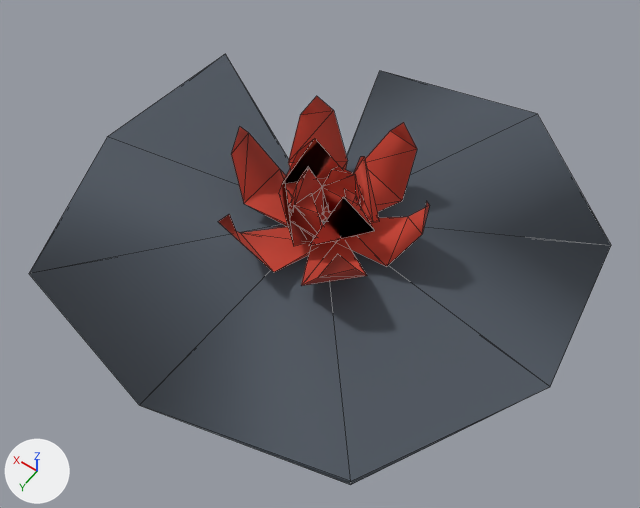
Two versions of the glTF model public/assets/worldstream/cc0/cc0-lily-pad-lod1.glb, one commit apart.
The view is the same before and after, from a 50 mm lens placed at (-0.737, 1.075, 1.563), pointed at (-0.041, 0.099, 0.031). Arrows for +X, +Y and +Z are at lower left; the lights stay in place. The picture after the commit comes second. Mesh edges are drawn as thin lines. Where no turn or scale is listed for an object, it has been applied to the vertices. Vertices at exactly the same position are counted once.

Script lines for the objects in view, before the commit:
```python
me_lilypad_cylinder_016 = bpy.data.meshes.new('Lilypad_Cylinder.016')
me_lilypad_cylinder_016.from_pydata(...)  # 123 vertices, 151 faces; spans x -0.599..0.599, y -0.595..0.595, z -0.027..0.194
me_lilypad_cylinder_016.materials.append(mat_material_0)
ob_part_0 = bpy.data.objects.new('part_0', me_lilypad_cylinder_016)
ob_part_0.location = (0.0, 0.0, 0.027)
```
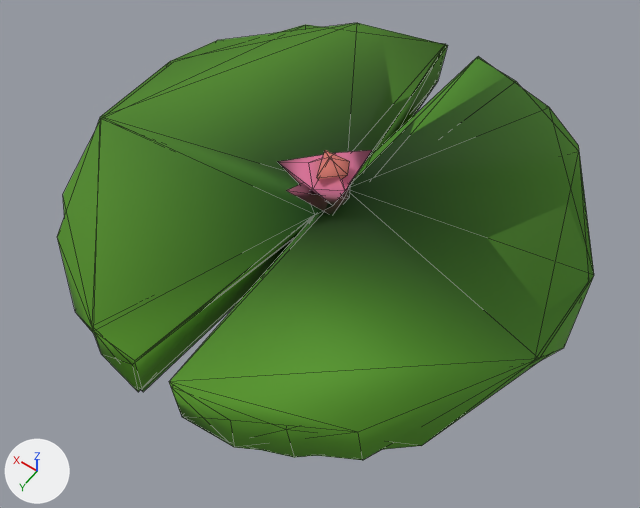
Patch to the scene script:
```diff
--- a/public/assets/worldstream/cc0/cc0-lily-pad-lod1.glb.py
+++ b/public/assets/worldstream/cc0/cc0-lily-pad-lod1.glb.py
@@ me_lilypad_cylinder_016 @@
 # used by ob_part_0; location = (0.0, 0.0, 0.027)
-me_lilypad_cylinder_016.from_pydata(...)  # 123 vertices, 151 faces; spans x -0.599..0.599, y -0.595..0.595, z -0.027..0.194
+me_lilypad_cylinder_016.from_pydata(...)  # 93 vertices, 170 faces; spans x -0.587..0.575, y -0.585..0.581, z 0.0..0.225
+# me_lilypad_cylinder_016 part 1: the loose piece of 14 vertices spanning x -0.599..0.599, y -0.595..0.595, z -0.027..-0.003 is rebuilt with 37 vertices and now spans x -0.582..0.569, y -0.579..0.581, z 0.005..0.126
+# me_lilypad_cylinder_016 part 2: a new loose piece of 42 vertices spanning x -0.587..0.575, y -0.585..0.571, z 0.0..0.225, in mat_material_0
+# me_lilypad_cylinder_016 part 3: the loose piece of 9 vertices spanning x -0.049..0.045, y 0.053..0.102, z 0.002..0.158 is deleted
+# me_lilypad_cylinder_016 part 4: the loose piece of 9 vertices spanning x -0.08..-0.033, y -0.021..0.074, z 0.002..0.158 is deleted
+# me_lilypad_cylinder_016 part 5
+# 91 vertices are removed from x -0.24..0.231, y -0.192..0.254, z -0.013..0.194
+# 101 faces are deleted
+# 14 vertices are added at x -0.047..0.038, y -0.036..0.102, z 0.085..0.221
+# 20 new faces join them
 me_lilypad_cylinder_016.materials.append(mat_material_0)
@@ ob_part_0 @@
 ob_part_0 = bpy.data.objects.new('part_0', me_lilypad_cylinder_016)
-ob_part_0.location = (0.0, 0.0, 0.027)
+ob_part_0.location = (0.006, 0.0, 0.0)
```

Where the change shows, as pixel boxes (x1, y1, x2, y2) in the pictures (640 x 508 px):
'part_0', reshaped, moved (8% narrower): before (29, 54, 611, 485); after (57, 23, 594, 460)
part 1 of me_lilypad_cylinder_016, rebuilt (10% narrower): before (29, 54, 611, 485); after (63, 25, 589, 458)
part 2 of me_lilypad_cylinder_016, added (green): after (57, 23, 594, 460)
part 3 of me_lilypad_cylinder_016, deleted (red): before (290, 193, 323, 238)
part 4 of me_lilypad_cylinder_016, deleted: before (345, 189, 361, 207)
part 5 of me_lilypad_cylinder_016, reshaped: before (218, 96, 429, 286); after (287, 150, 350, 214)
